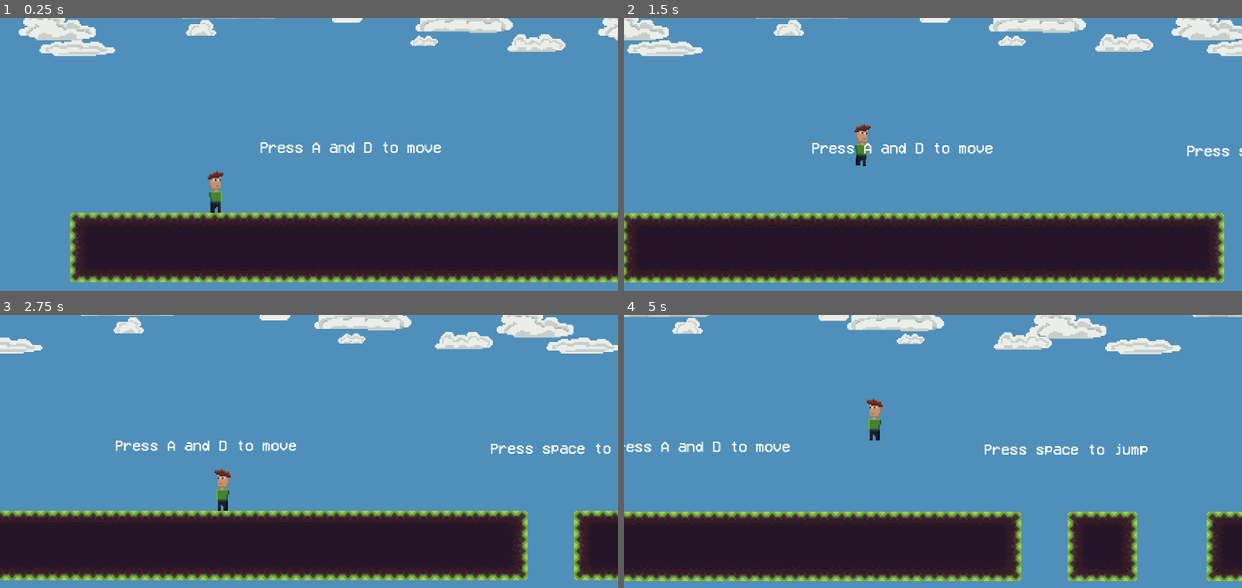
Above: before the commit, frames 1-4 (two rows, left to right).
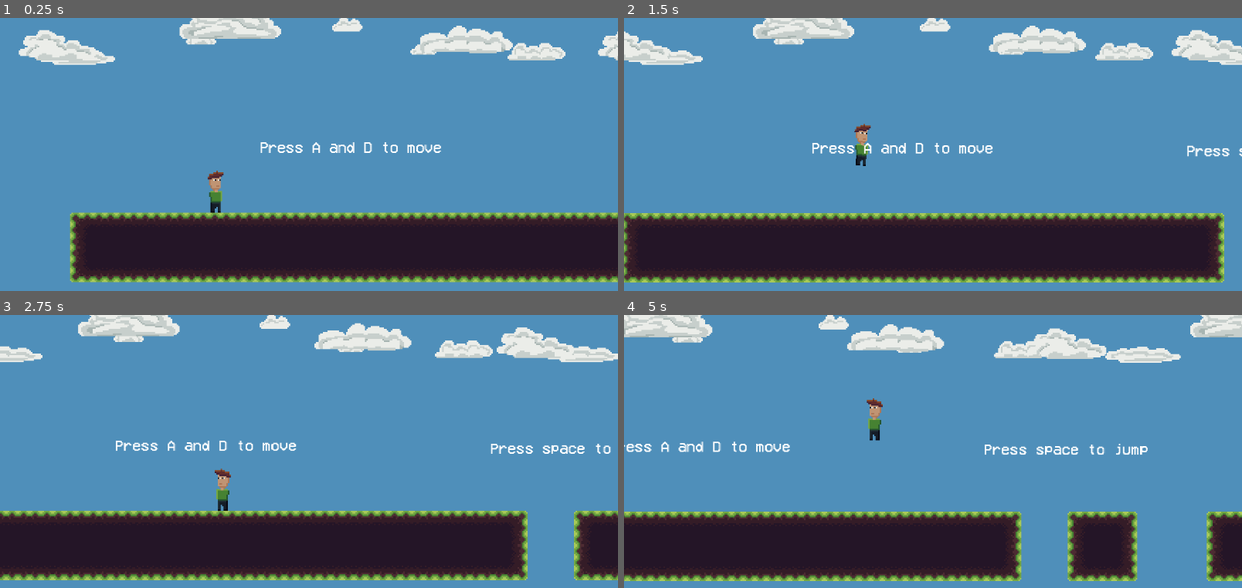
Above: after the commit, the same moments.

Repository: Paprikatto/the-bigger-the-knight
Game: Godot game, scene res://Scenes/level_manager.tscn
Same seed, same stepped clock (60 frames per second), same inputs: the game is played once before the commit and once after it.
Inputs:
- Up to frame 1 (0.25 s): no input
- Up to frame 2 (1.5 s): tap A (move_left) at 0.5, 1.25 s; hold D (move_right) from 0.53 s (still down); tap Space (jump) at 0.77 s
- Up to frame 3 (2.75 s): tap Space (jump) at 1.52 s; tap A (move_left) at 2 s; release D (move_right) at 2.03 s; hold A (move_left) from 2.03 s (still down)
- Up to frame 4 (5 s): release A (move_left) at 2.78 s; hold D (move_right) 2.78-4.28 s; tap Space (jump) at 3.02, 3.77, 4.52 s; tap A (move_left) at 3.5, 4.25 s; hold A (move_left) from 4.28 s (still down)

The runs differ from the first frame. In frame 1, 5.8% of the frame differs, in the area x 3-100%, y 0-18%; in frame 2, 6.5%; in frame 3, 6.3%; in frame 4, 6.5%, in the area x 0-100%, y 0-18%.

Commit message:
change clouds placing

Diff:
--- a/Scenes/sky_background.tscn
+++ b/Scenes/sky_background.tscn
@@ -21,7 +21,7 @@
 
 [node name="Sprite2D" type="Sprite2D" parent="small clouds"]
 texture_filter = 1
-position = Vector2(216, 0)
+position = Vector2(216, 6)
 texture = ExtResource("2_jkioj")
 
 [node name="big clouds" type="ParallaxLayer" parent="."]
@@ -30,5 +30,5 @@
 
 [node name="Sprite2D" type="Sprite2D" parent="big clouds"]
 texture_filter = 1
-position = Vector2(180, -4)
+position = Vector2(180, 10)
 texture = ExtResource("3_5u4cm")
